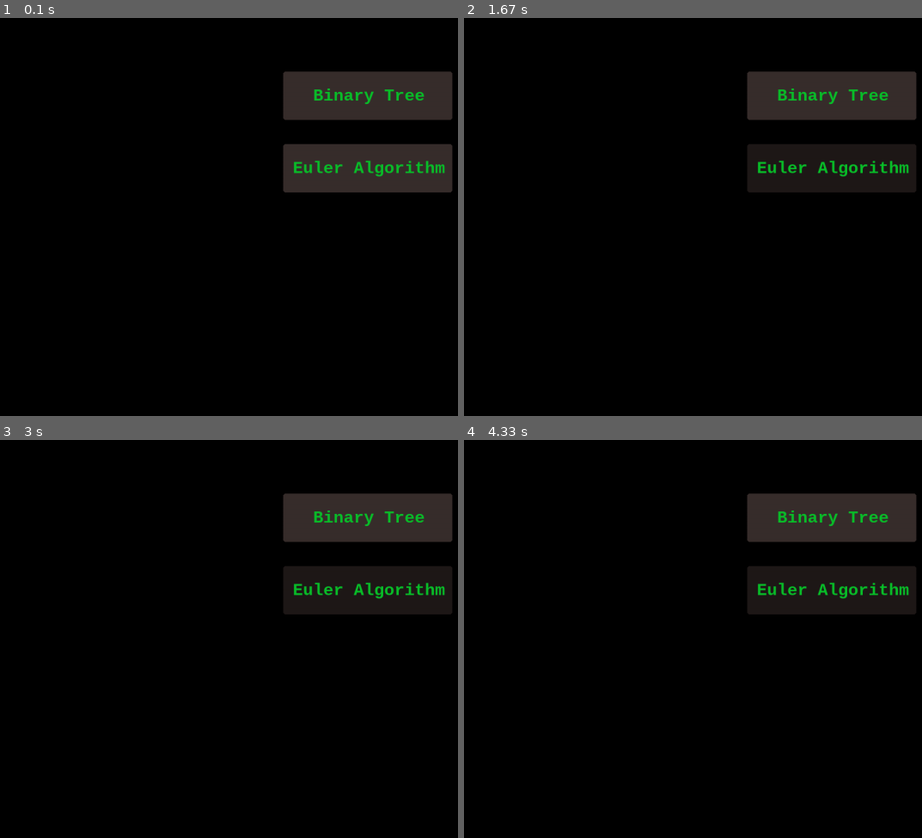
Above: before the commit, frames 1-4 (two rows, left to right).
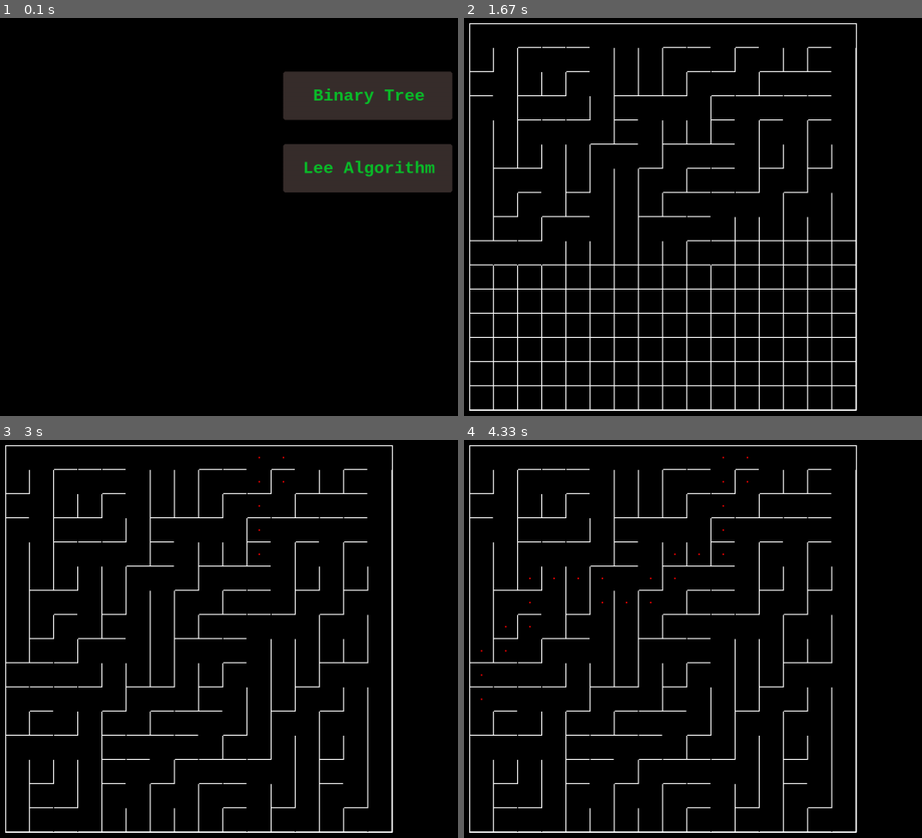
Above: after the commit, the same moments.

Repository: 7malahit7/Top
Game: pygame game, started from project_maze/project_maze.py
The game is run twice, just before and just after one commit, with the same random seed, the same clock (stepped at 60 frames per second) and the same inputs.
Inputs (mouse positions are in pixels of both pictures, inside the frame that each line leads up to):
- Up to frame 1 (0.1 s): no input
- Up to frame 2 (1.67 s): click (830, 169) at 0.38 s, where only the run after the commit has a clickable "Lee Algorithm"
- Up to frame 3 (3 s): no input
- Up to frame 4 (4.33 s): no input

The runs differ from the first frame. In frame 1, 0.5% of the frame differs, in the area x 64-98%, y 35-40%; in frame 2, 17%, in the area x 1-99%, y 1-99%; in frame 3, 15%; in frame 4, 15%.

Commit message:
Update handler.py

Diff:
--- a/project_maze/handler.py
+++ b/project_maze/handler.py
@@ -83,12 +83,7 @@
                 arr[i][j] = random.choice([3,5])
     return arr
 
-#0 - залитая клетка
-#1 - пустая
-#2 - слева пустая
-#3 - справа пустая
-#4 - сверху пустая
-#5 - снизу пустая
+
 
 #отрисовка лабиринта
 def draw_bin_tree(arg,sc):
@@ -306,7 +301,7 @@
 #экран меню
 def Menu():
     bin_tree_text = font.render("  Binary Tree",True,TEXT_COLOR)
-    euler_text = font.render("Euler Algorithm",True,TEXT_COLOR)
+    euler_text = font.render(" Lee Algorithm",True,TEXT_COLOR)
 
     button1_color = color1
     Button1_Y = 150
@@ -339,4 +334,80 @@
                 if mouse[0] >= Button_X and mouse[0] <= Button_X+Button_Size_W and mouse[1]>= Button1_Y and mouse[1]<=Button1_Y+Button_Size_H:
                     is_working = False
                     return dirChose()
+                elif mouse[0] >= Button_X and mouse[0] <= Button_X+Button_Size_W and mouse[1]>= Button2_Y and mouse[1]<=Button2_Y+Button_Size_H:
+                    return Lee_Alg()
         pygame.display.flip()
+# Импорты и глобальные переменные
+
+def Lee_Alg():
+    screen_Lee = pygame.display.set_mode((width, height))
+    draw_filled_board(screen_Lee)
+
+    global arr
+    arr = bin_tree_NE(arr)  # Генерируем лабиринт с помощью алгоритма двоичного дерева
+    draw_bin_tree("NE",screen_Lee)
+    start = (0, 10)  # Задаем начальную точку
+    end = (10, 0)  # Задаем конечную точку
+    shortest_path = find_shortest_path(arr, start, end)  # Находим кратчайший путь
+    draw_shortest_path(shortest_path, screen_Lee)  # Отрисовываем кратчайший путь
+    pygame.display.flip()  # Обновляем экран после отрисовки кратчайшего пути
+    is_working = True
+    while is_working:
+        for event in pygame.event.get():
+            if event.type == pygame.QUIT:
+                is_working = False
+                return
+        pygame.display.flip()
+
+
+def find_shortest_path(maze, start, end):
+    queue = [start]
+    visited = set()
+    predecessor = {}
+    while queue:
+        current = queue.pop(0)
+        if current == end:
+            break
+        for neighbor in get_neighbors(current, maze):
+            if neighbor not in visited:
+                queue.append(neighbor)
+                visited.add(neighbor)
+                predecessor[neighbor] = current
+    # Восстанавливаем кратчайший путь
+    shortest_path = [end]
+    while shortest_path[-1] != start:
+        shortest_path.append(predecessor[shortest_path[-1]])
+    shortest_path.reverse()
+    return shortest_path
+
+def get_neighbors(cell, maze):
+    row, col = cell
+    neighbors = []
+    # Проверяем клетку сверху
+    if row > 0 and maze[row - 1][col] != 5:  # Если клетка сверху не пустая
+        neighbors.append((row - 1, col))
+    # Проверяем клетку снизу
+    if row < board_size - 1 and maze[row + 1][col] != 4:  # Если клетка снизу не пустая
+        neighbors.append((row + 1, col))
+    # Проверяем клетку слева
+    if col > 0 and maze[row][col - 1] != 3:  # Если клетка слева не пустая
+        neighbors.append((row, col - 1))
+    # Проверяем клетку справа
+    if col < board_size - 1 and maze[row][col + 1] != 2:  # Если клетка справа не пустая
+        neighbors.append((row, col + 1))
+    return neighbors
+
+#0 - залитая клетка
+#1 - пустая
+#2 - слева пустая
+#3 - справа пустая
+#4 - сверху пустая
+#5 - снизу пустая
+
+def draw_shortest_path(path, screen):
+    for cell in path:
+        row, col = cell
+        # Отрисовка красного квадрата по середине клетки
+        pygame.draw.rect(screen, (255, 0, 0), (col * cell_size + GAP + cell_size // 2 - 1, row * cell_size + GAP + cell_size // 2 - 1, 3, 3))
+        clock.tick(15)
+        pygame.display.flip()  # Обновляем отображение после отрисовки каждого красного квадрата
